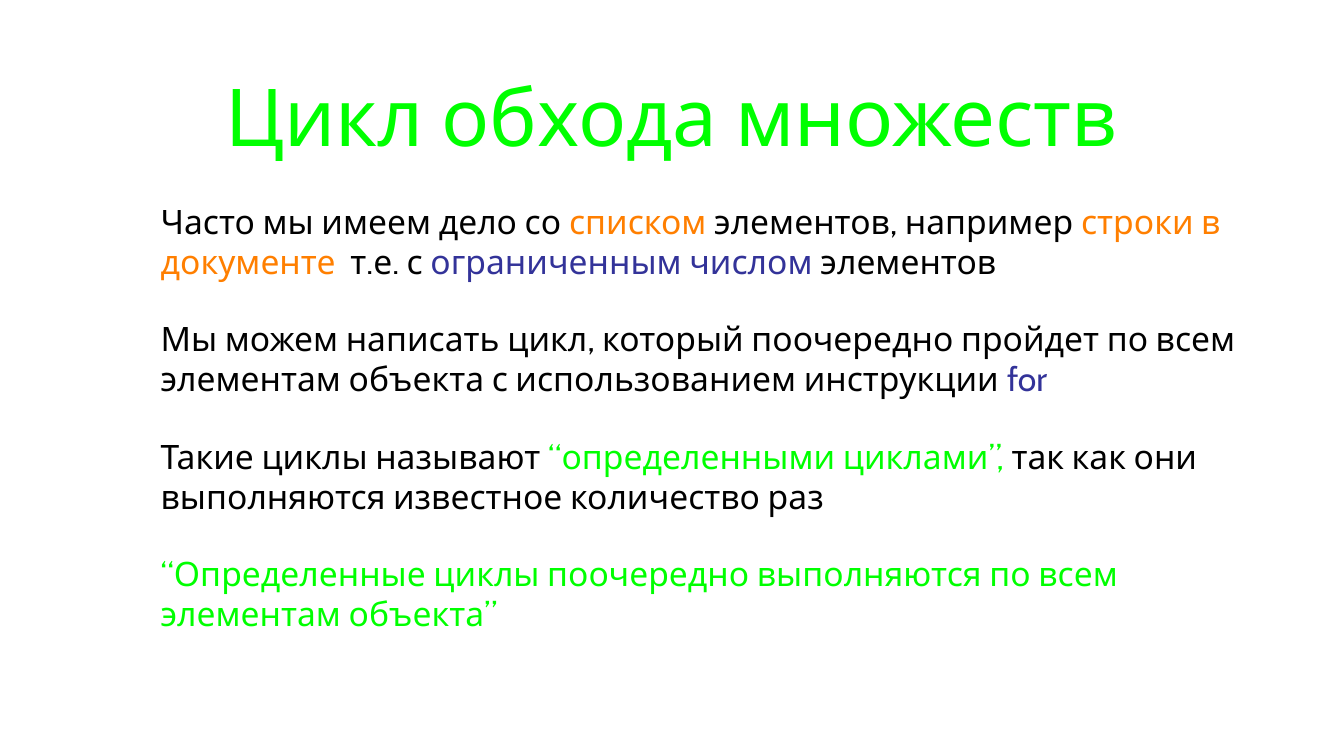
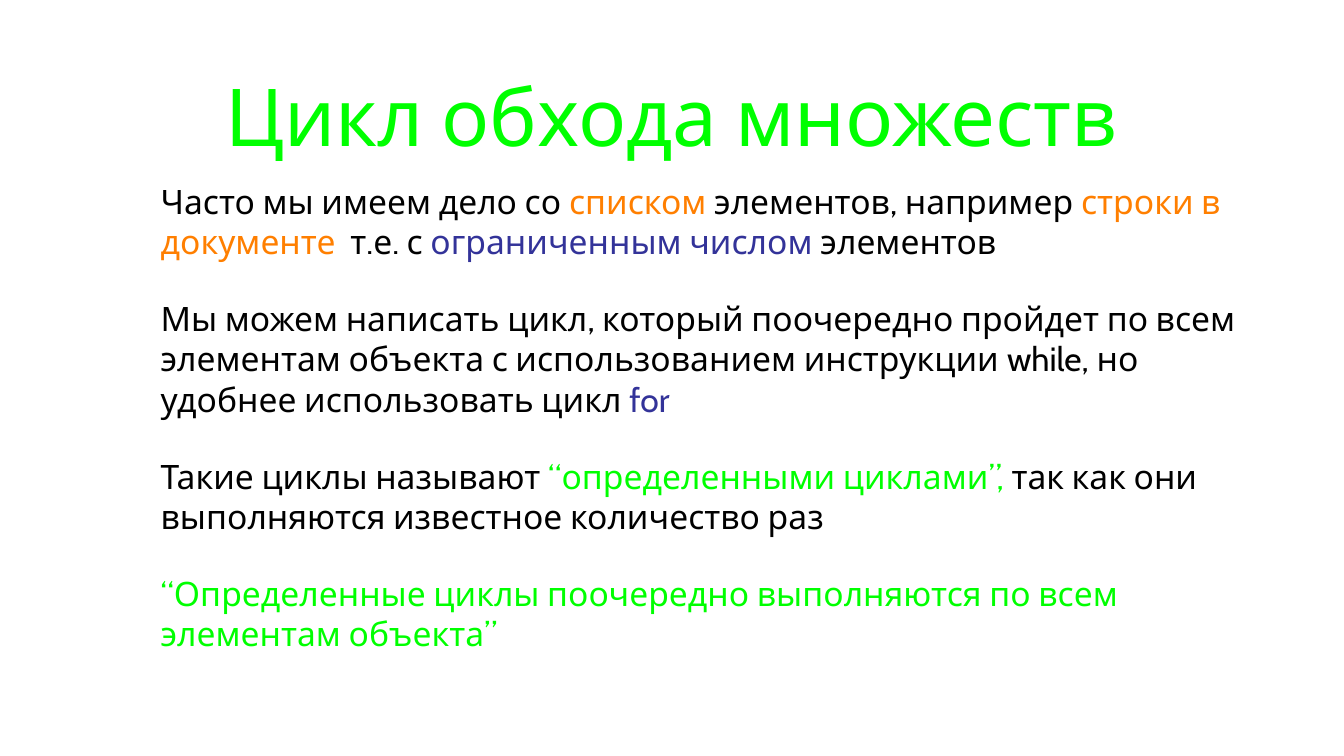
Before and after one commit to maxchv/LearnPython, a slide deck: slide 7 of week02/05.Lists.pptx (slide 5 before the commit). Drawn at 1344x756 pixels with LibreOffice and Linux fonts; fonts in the diff are those of the drawing. Boxes give left, top, right and bottom in pixels: in the first picture for what was removed or moved away, otherwise in the second. Text is boxed around its words. In the diff, an @@ line names an element or a change of style, - is before the commit and + after.

```diff
--- a/week02/05.Lists.pptx
+++ b/week02/05.Lists.pptx
@@ text at (x1=161, y1=305, x2=1236, y2=420): text changed @@
-• Мы можем написать цикл, который поочередно пройдет по всем элементам объекта с использованием инструкции for
+• Мы можем написать цикл, который поочередно пройдет по всем элементам объекта с использованием инструкции while, но удобнее использовать цикл for
```
Also in this commit, not shown: 27 other slides changed, 5 slides added, 2 other files.
